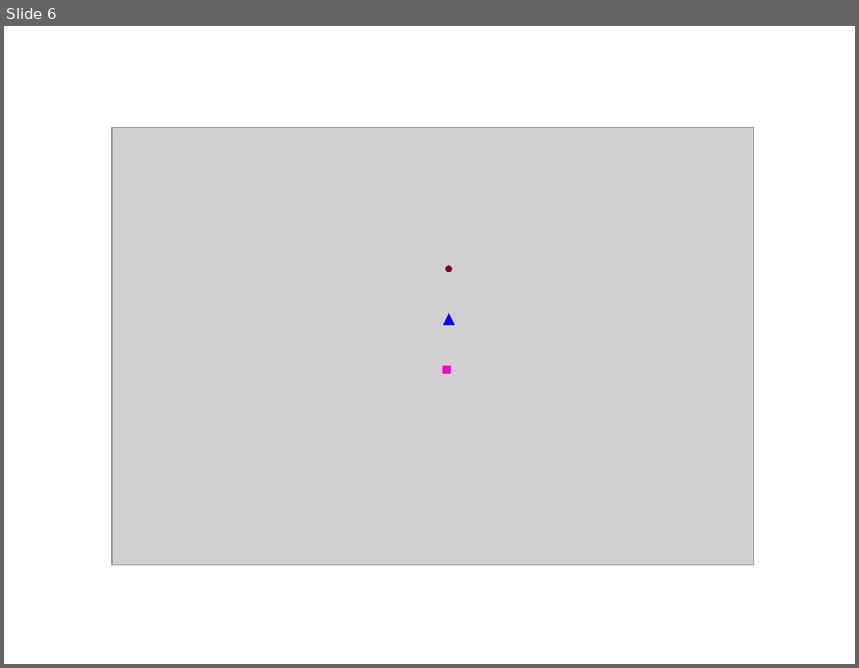
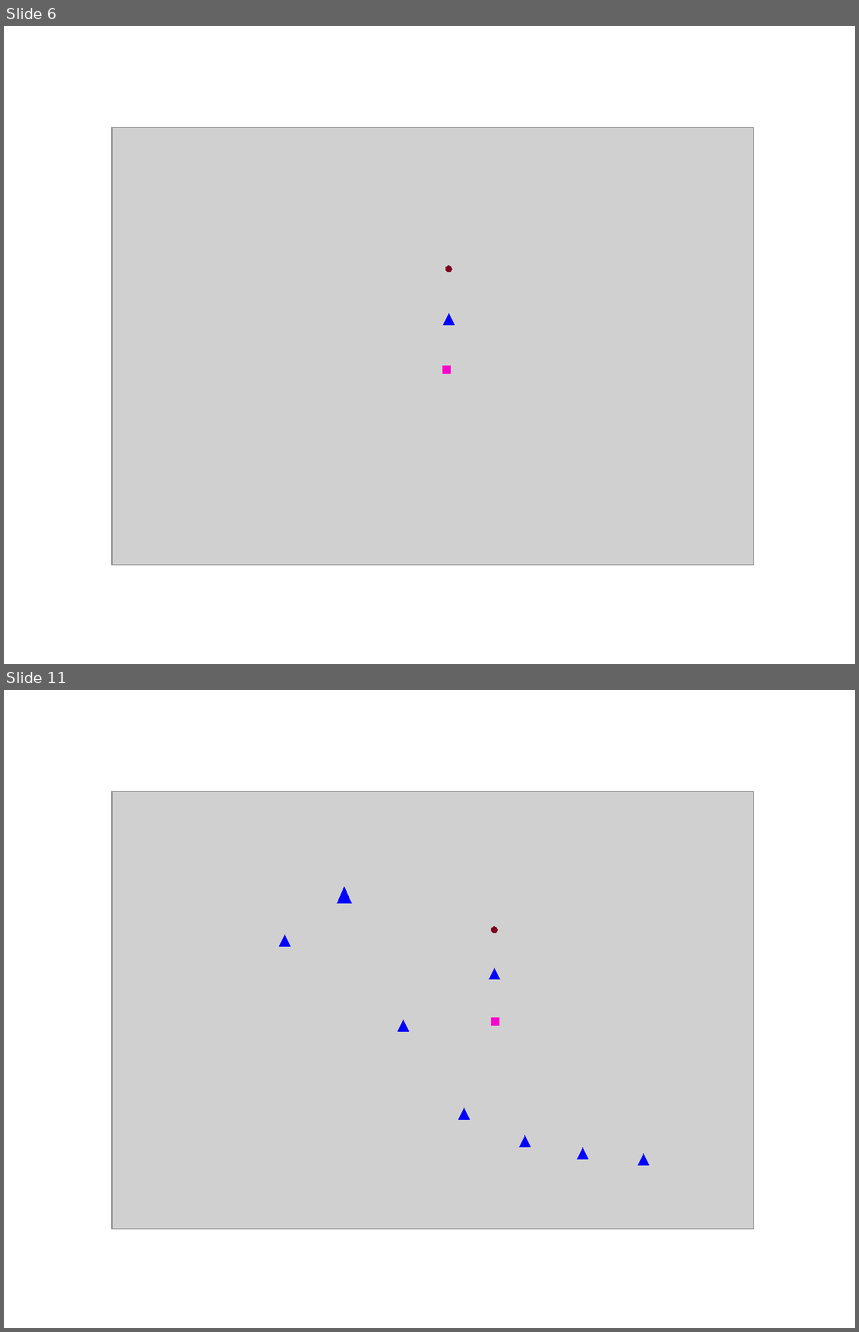
Before and after one commit to physhead20/dEdXCalibration_Technote, a slide deck: images/powerpoint_images2.odp. Shown one above the other, each under a label of ours: slide 6 before the commit, slides 6 and 11 after it; the slides between them are not shown. The pictures are 859x668 and 859x1332 pixels, drawn with LibreOffice and Linux fonts; fonts in the diff are those of the drawing; grey boxes stand for pictures. Boxes give left, top, right and bottom in pixels: in the first picture for what was removed or moved away, otherwise in the second. Text is boxed around its words. In the diff, an @@ line names an element or a change of style, - is before the commit and + after.

```diff
--- a/images/powerpoint_images2.odp
+++ b/images/powerpoint_images2.odp
@@ slide 11 added at [4, 690, 855, 1328], background #FFFFFF @@
@@ picture added at [112, 791, 754, 1229] @@
@@ triangle added at [338, 887, 351, 904], fill #0000FF, outline #0000FF 0 pt @@
@@ triangle added at [280, 935, 291, 946], fill #0000FF, outline #0000FF 0 pt @@
@@ ellipse added at [491, 927, 497, 933], fill #7E0021, outline #7E0021 0 pt @@
@@ triangle added at [489, 969, 500, 980], fill #0000FF, outline #0000FF 0 pt @@
@@ triangle added at [398, 1021, 409, 1031], fill #0000FF, outline #0000FF 0 pt @@
@@ rectangle added at [492, 1018, 500, 1025], fill #FF00CC, outline #FF00CC 0 pt @@
@@ triangle added at [459, 1109, 470, 1119], fill #0000FF, outline #0000FF 0 pt @@
@@ triangle added at [520, 1136, 531, 1148], fill #0000FF, outline #0000FF 0 pt @@
@@ triangle added at [578, 1148, 588, 1159], fill #0000FF, outline #0000FF 0 pt @@
@@ triangle added at [638, 1154, 649, 1165], fill #0000FF, outline #0000FF 0 pt @@
```
Also in this commit, not shown: 9 other slides added, 23 other files.
